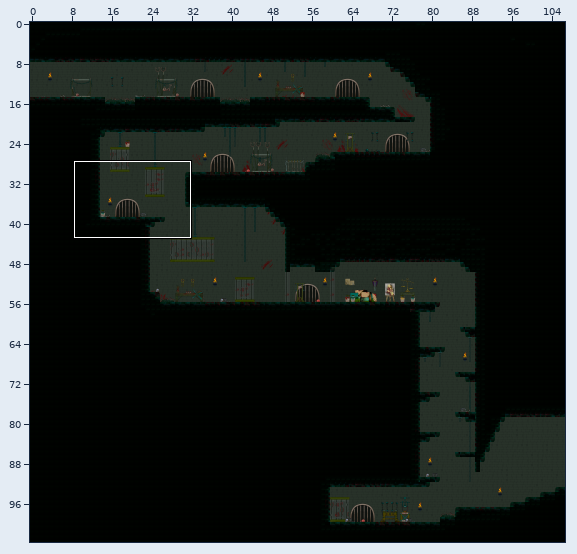
One commit to this Tiled map: assets/Maps/TEST_map_LV1_tortureRoom_02.tmx. The first picture is a wide view before the edit; the outline marks the close-up.
Close-up. Before the edit:
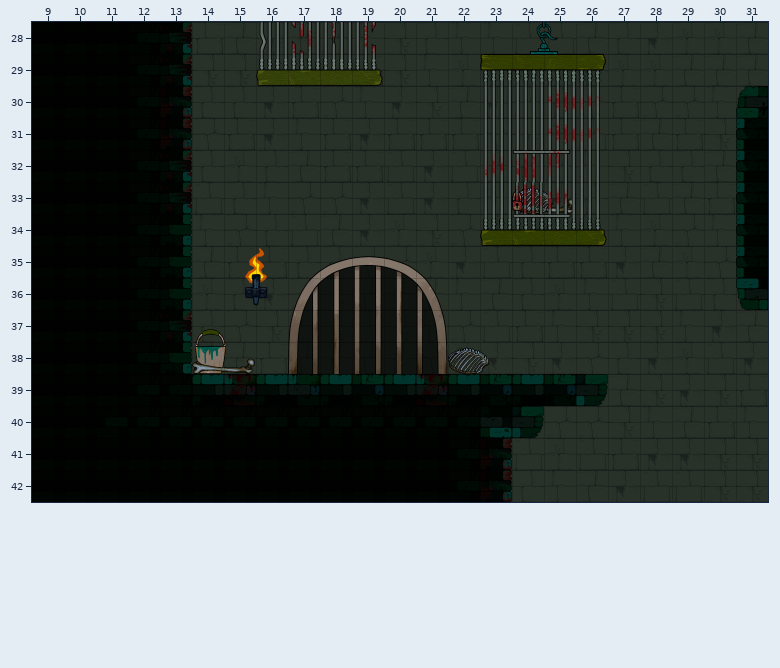
Cells are 128x128 px. Shown: x 9..31, y 28..42. The commit also changed other parts of the map, which this record leaves out. Tiles whose own drawing changed are shown in their newer look in all pictures.
And afterwards:
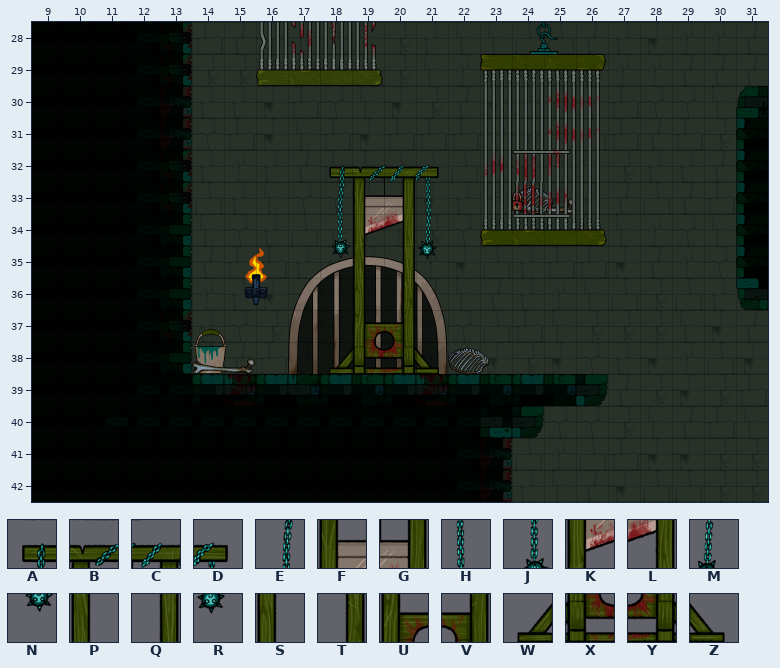
Key: from "tileset_lv1_torture_02": A 560, B 561, C 562, D 563, E 590, F 591, G 592, H 593, J 620, K 621, L 622, M 623, N 650, P 651, Q 652, R 653, S 681, T 682, U 711, V 712, W 740, X 741, Y 742, Z 743.
_ is an empty cell.
The exact change:
Layer "Assets":
y 32: x 18..21 ____ -> ABCD
y 33: x 18..21 ____ -> EFGH
y 34: x 18..21 ____ -> JKLM
y 35: x 18..21 ____ -> NPQR
y 36: x 19..20 __ -> ST
y 37: x 19..20 __ -> UV
y 38: x 18..21 ____ -> WXYZ
